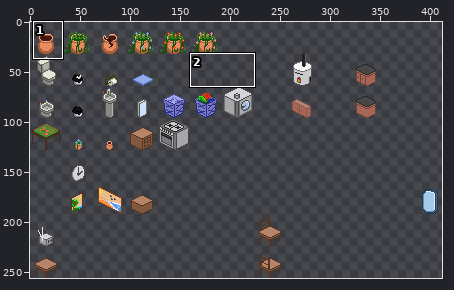
Two versions of one sprite sheet, tgp/Resources/Objetos/TileSetObjects1tile.png. The picture above shows the old version from afar; the outline marks the close-up.
Close-up. Old version:
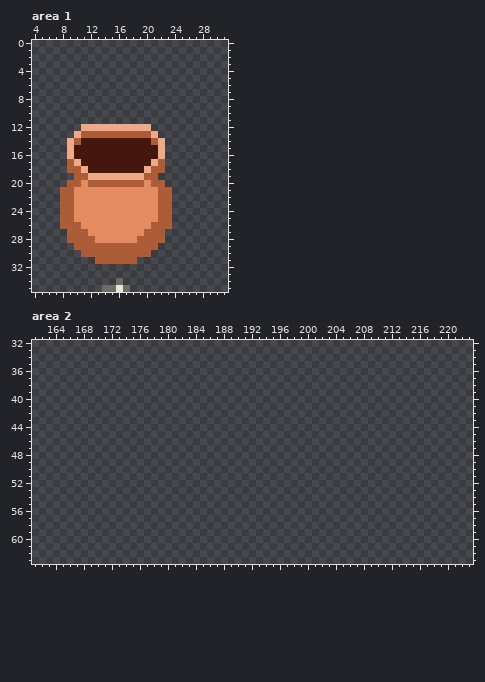
The file is 512x256 pixels. Colours within 5 levels of each other are drawn and written as one. Shown: area 1: x 4..31, y 0..35; area 2: x 161..223, y 32..63. The wide view leaves out empty margins. The commit also changed other parts of the picture, which this record leaves out.
New version:
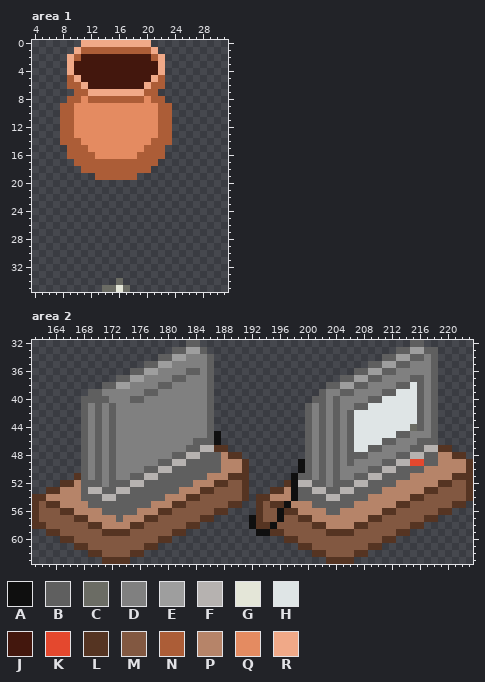
Palette (. is transparent): A #0f0f0f  B #5f5f5f  C #6b6c64  D #808080  E #9e9e9e  F #b6b2b0  G #e4e6d8  H #dfe5e6  J #43170d  K #e4482e  L #553422  M #825841  N #ac5d37  P #b68469  Q #e48b61  R #f0a988
Edits made:
--- area 1
@@ x 4..31 @@
- 0 ............................
- 1 ............................
- 2 ............................
- 3 ............................
- 4 ............................
- 5 ............................
- 6 ............................
- 7 ............................
- 8 ............................
- 9 ............................
-10 ............................
-11 ............................
-12 .......RRRRRRRRRR...........
-13 ......RNNNNNNNNNNR..........
-14 .....RNJJJJJJJJJJNR.........
-15 .....RJJJJJJJJJJJJR.........
-16 .....RJJJJJJJJJJJJR.........
-17 .....NRJJJJJJJJJJRN.........
-18 .....NNRJJJJJJJJRNN.........
-19 ......NNRRRRRRRRNN..........
-20 .....NNQNNNNNNNNQNN.........
-21 ....NNQQQQQQQQQQQQNN........
-22 ....NNQQQQQQQQQQQQNN........
-23 ....NNQQQQQQQQQQQQNN........
-24 ....NNQQQQQQQQQQQQNN........
-25 ....NNQQQQQQQQQQQQNN........
-26 ....NNNQQQQQQQQQQNNN........
-27 .....NNNQQQQQQQQNNN.........
-28 .....NNNNQQQQQQNNNN.........
-29 ......NNNNNNNNNNNN..........
-30 .......NNNNNNNNNN...........
-31 .........NNNNNN.............
+ 0 .......RRRRRRRRRR...........
+ 1 ......RNNNNNNNNNNR..........
+ 2 .....RNJJJJJJJJJJNR.........
+ 3 .....RJJJJJJJJJJJJR.........
+ 4 .....RJJJJJJJJJJJJR.........
+ 5 .....NRJJJJJJJJJJRN.........
+ 6 .....NNRJJJJJJJJRNN.........
+ 7 ......NNRRRRRRRRNN..........
+ 8 .....NNQNNNNNNNNQNN.........
+ 9 ....NNQQQQQQQQQQQQNN........
+10 ....NNQQQQQQQQQQQQNN........
+11 ....NNQQQQQQQQQQQQNN........
+12 ....NNQQQQQQQQQQQQNN........
+13 ....NNQQQQQQQQQQQQNN........
+14 ....NNNQQQQQQQQQQNNN........
+15 .....NNNQQQQQQQQNNN.........
+16 .....NNNNQQQQQQNNNN.........
+17 ......NNNNNNNNNNNN..........
+18 .......NNNNNNNNNN...........
+19 .........NNNNNN.............
+20 ............................
+21 ............................
+22 ............................
+23 ............................
+24 ............................
+25 ............................
+26 ............................
+27 ............................
+28 ............................
+29 ............................
+30 ............................
+31 ............................
 32 ............................
--- area 2
@@ x 161..223 @@
-32 ...............................................................
-33 ...............................................................
-34 ...............................................................
-35 ...............................................................
-36 ...............................................................
-37 ...............................................................
-38 ...............................................................
-39 ...............................................................
-40 ...............................................................
-41 ...............................................................
-42 ...............................................................
-43 ...............................................................
-44 ...............................................................
-45 ...............................................................
-46 ...............................................................
-47 ...............................................................
-48 ...............................................................
-49 ...............................................................
-50 ...............................................................
-51 ...............................................................
-52 ...............................................................
-53 ...............................................................
-54 ...............................................................
-55 ...............................................................
-56 ...............................................................
-57 ...............................................................
-58 ...............................................................
-59 ...............................................................
-60 ...............................................................
-61 ...............................................................
-62 ...............................................................
-63 ...............................................................
+32 ......................BB..............................BB.......
+33 ....................BBEEB...........................BBEEBB.....
+34 ..................BBEEDDDB........................BBEEBBDB.....
+35 ................BBEEDDDDDB......................BBEEBBDDDB.....
+36 ..............BBEEDDDDBBDB....................BBEEBBDDDDDB.....
+37 ............BBEEDDDDBBDDDB..................BBEEBBDDDDBBDB.....
+38 ..........BBEEDDDDBBDDDDDB................BBEEBBDDDDBBHBDB.....
+39 ........BBDDDDDDBBDDDDDDDB...............BDDBBDDDDBBHHHBDB.....
+40 .......BBBBDDDBBDDDDDDDDDB..............BBDBDDDDBBHHHHHBDB.....
+41 .......BDBDBDDDDDDDDDDDDDB.............BDBDBDDBBHHHHHHHBDB.....
+42 .......BDBDBDDDDDDDDDDDDDB.............BDBDBDBHHHHHHHHHBDB.....
+43 .......BDBDBDDDDDDDDDDDDDB.............BDBDBDBHHHHHHHHHBDB.....
+44 .......BDBDBDDDDDDDDDDDDDB.............BDBDBDBHHHHHHHHCBDB.....
+45 .......BDBDBDDDDDDDDDDDDDBA............BDBDBDBHHHHHHBBDDDB.....
+46 .......BDBDBDDDDDDDDDDDBBBA............BDBDBDBHHHHBBDDDBBB.....
+47 .......BDBDBDDDDDDDDDDBBFFLL...........BDBDBDBHHBBDDDDBBFFLL...
+48 .......BDBDBDDDDDDDDBBFFBBBPLL.........BDBDBDBBBDDDDBBFFBBPPLL.
+49 .......BDBDBDDDDDDBBFFBBBBBPPPL.......ABDBDBDBDDDDBBFFKKBBPPPPL
+50 .......BDBDBDDDDBBFFBBBBBBBPPPL.......ABDBDBDDDDBBFFBBBBPPPPPPL
+51 ......LBDBDBDDBBFFBBBBBBBPPPLLL......ABBDBDBDDBBFFBBBBPPPPPPLLL
+52 ....LLPBBBDBBBFFBBBBBBBPPPLLMML.....LAFFBBDBBBFFBBBBPPPPPPLLMML
+53 ..LLPPPBFFBBFFBBBBBBBPPPLLMMMML...LLPABBFFBBFFBBBBPPPPPPLLMMMML
+54 LLPPPPPBBBFFBBBBBBBPPPLLMMMMMML.LLPPPABBBBFFBBBBPPPPPPLLMMMMMML
+55 LMLLPPPPBBBBBBBBBPPPLLMMMMMMLL..LMLLAPPPBBBBBBPPPPPPLLMMMMMMLL.
+56 LMMMLLPPPPBBBBBPPPLLMMMMMMLL....LMMALLPPPPBBPPPPPPLLMMMMMMLL...
+57 LMMMMMLLPPPPBPPPLLMMMMMMLL.....ALMMAMMLLPPPPPPPPLLMMMMMMLL.....
+58 LLMMMMMMLLPPPPLLMMMMMMLL.......ALLAMMMMMLLPPPPLLMMMMMMLL.......
+59 ..LLMMMMMMLLLLMMMMMMLL..........AALLMMMMMMLLLLMMMMMMLL.........
+60 ....LLMMMMMMMMMMMMLL................LLMMMMMMMMMMMMLL...........
+61 ......LLMMMMMMMMLL....................LLMMMMMMMMLL.............
+62 ........LLMMMMLL........................LLMMMMLL...............
+63 ..........LLLL............................LLLL.................
Where, in picture pixels (left, top, right, bottom), the same in both close-ups:
changed: (60, 40, 172, 264)
added: (32, 340, 473, 564)
